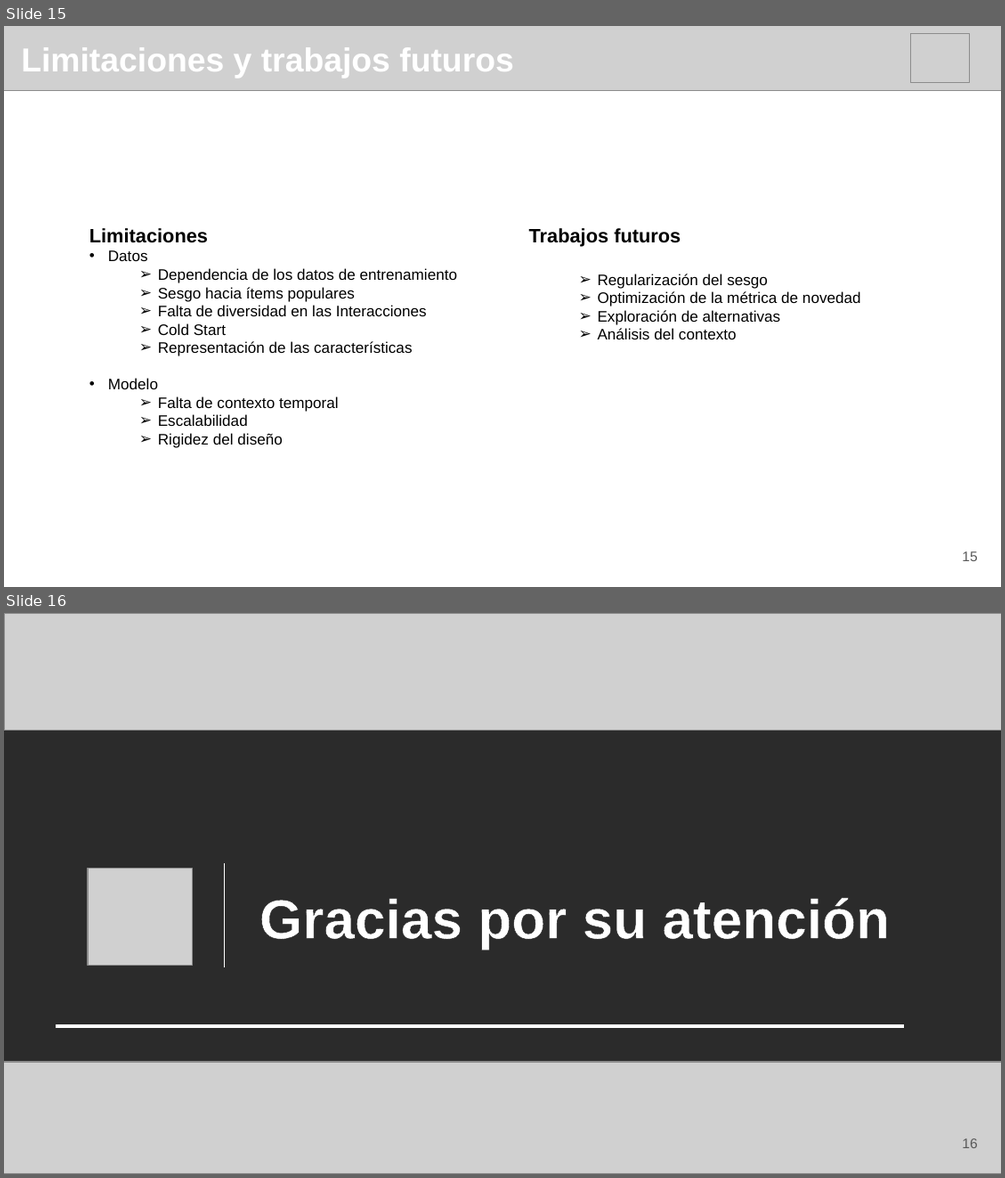
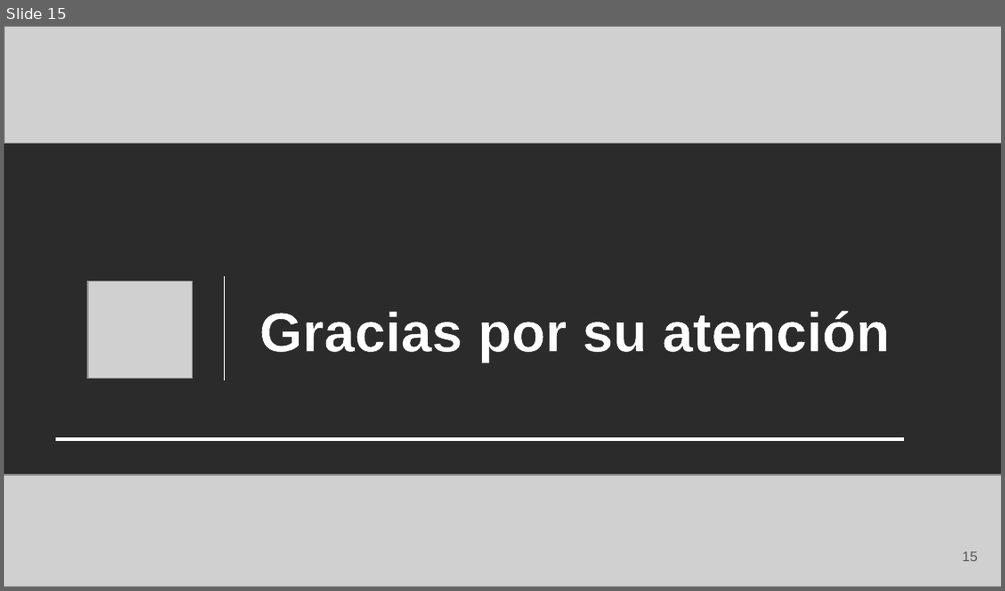
Before and after one commit to edgar-ramxs/RecSysUnab, a slide deck: docs/presentacion.pptx. Shown one above the other, each under a label of ours: slides 15 and 16 before the commit, slide 15 after it. The pictures are 1005x1178 and 1005x591 pixels, drawn with LibreOffice and Linux fonts; fonts in the diff are those of the drawing; grey boxes stand for pictures; background and template pictures are left out; a plain dark background stands for a picture behind light text. Boxes give left, top, right and bottom in pixels: in the first picture for what was removed or moved away, otherwise in the second. Text is boxed around its words. In the diff, an @@ line names an element or a change of style, - is before the commit and + after.

```diff
--- a/docs/presentacion.pptx
+++ b/docs/presentacion.pptx
@@ slide 15 removed at (4, 26, 1001, 587), background #FFFFFF @@
@@ picture removed at (4, 26, 1001, 91) @@
@@ text removed at (21, 47, 514, 78) @@
-Limitaciones y trabajos futuros
@@ picture removed at (910, 33, 969, 82) @@
@@ text removed at (89, 228, 458, 448) @@
-Limitaciones
-• Datos
-  ➢ Dependencia de los datos de entrenamiento
-  ➢ Sesgo hacia ítems populares
-  ➢ Falta de diversidad en las Interacciones
-  ➢ Cold Start
-  ➢ Representación de las características
-• Modelo
-  ➢ Falta de contexto temporal
-  ➢ Escalabilidad
-  ➢ Rigidez del diseño
@@ text removed at (529, 228, 861, 339) @@
-Trabajos futuros
-  ➢ Regularización del sesgo
-  ➢ Optimización de la métrica de novedad
-  ➢ Exploración de alternativas
-  ➢ Análisis del contexto
@@ page number removed at (962, 551, 977, 561) @@
-15
@@ what was slide 16 is now slide 15 @@
```
Also in this commit, not shown: 5 slides changed, 2 other files.
